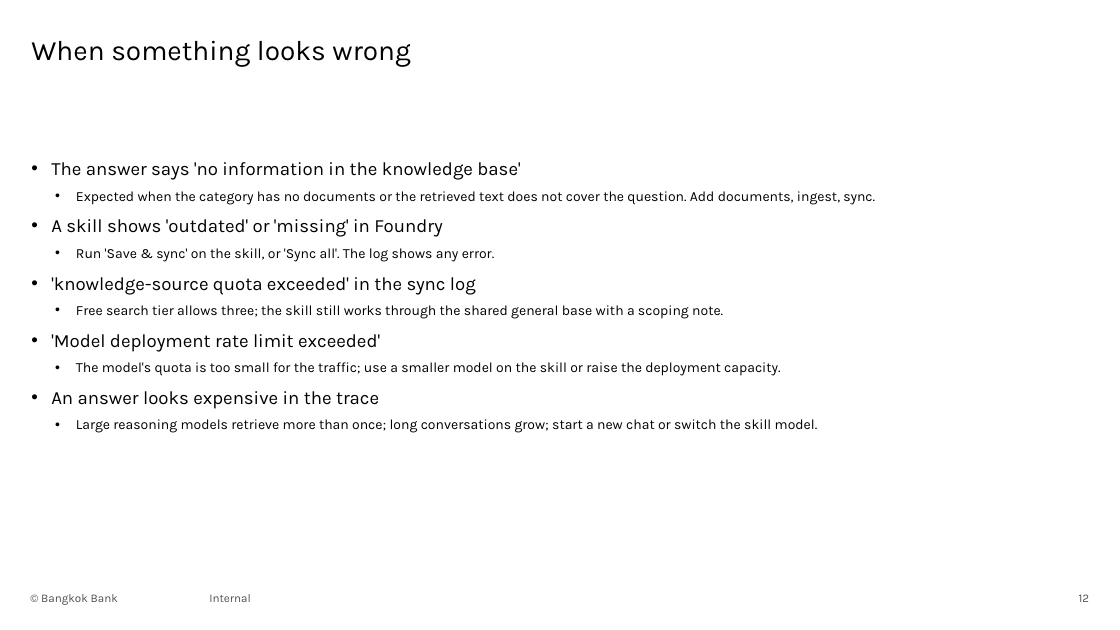
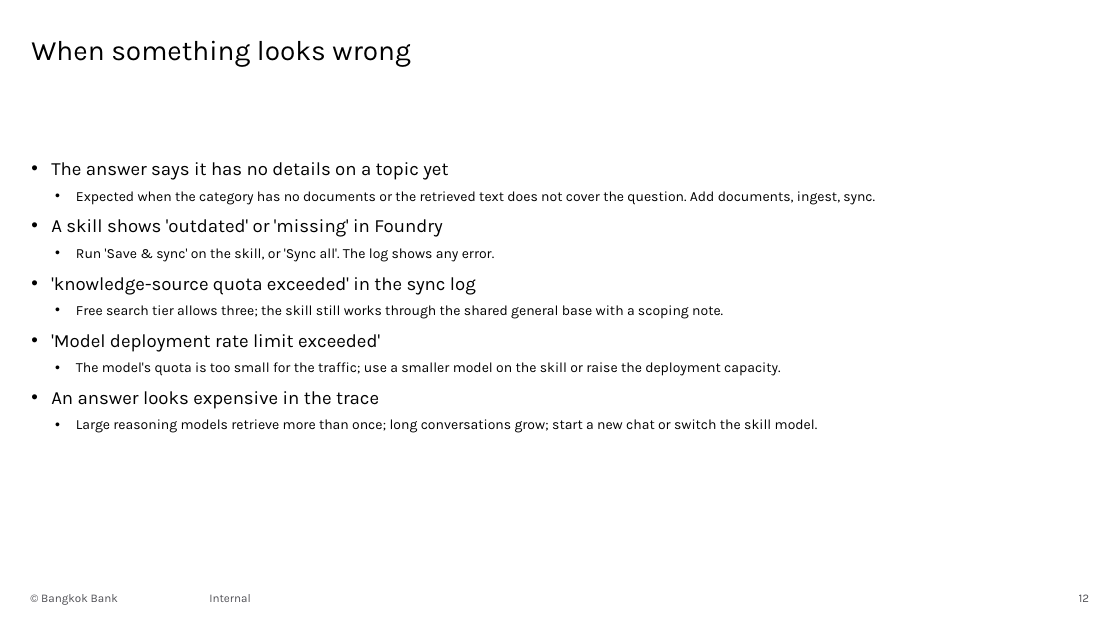
Before and after one commit to chanthaphan/agentic-rag-poc, a slide deck: slide 12 of docs/slides/bankrag-user-manual.pptx. Drawn at 1120x630 pixels with LibreOffice and Linux fonts; fonts in the diff are those of the drawing; background and template pictures are left out. Boxes give left, top, right and bottom in pixels: in the first picture for what was removed or moved away, otherwise in the second. Text is boxed around its words. In the diff, an @@ line names an element or a change of style, - is before the commit and + after.

```diff
--- a/docs/slides/bankrag-user-manual.pptx
+++ b/docs/slides/bankrag-user-manual.pptx
@@ text at bbox=[51, 162, 448, 180]: text changed @@
-• The answer says 'no information in the knowledge base'
+• The answer says it has no details on a topic yet
```
Also in this commit, not shown: 2 other slides changed, 1 other file.
